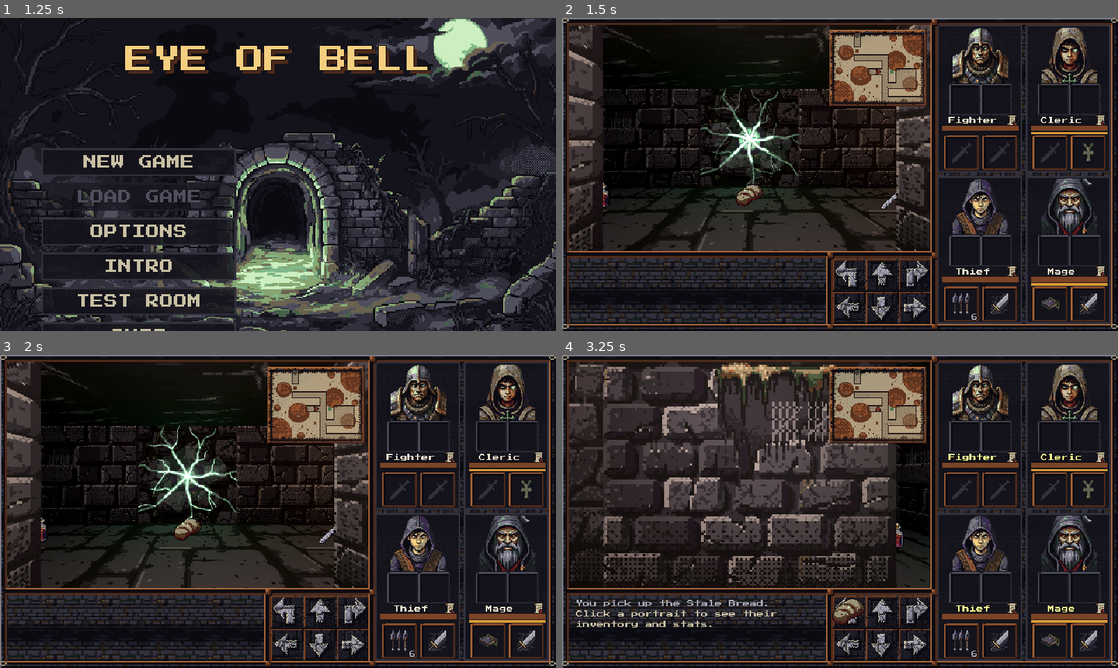
Above: before the commit, frames 1-4 (two rows, left to right).
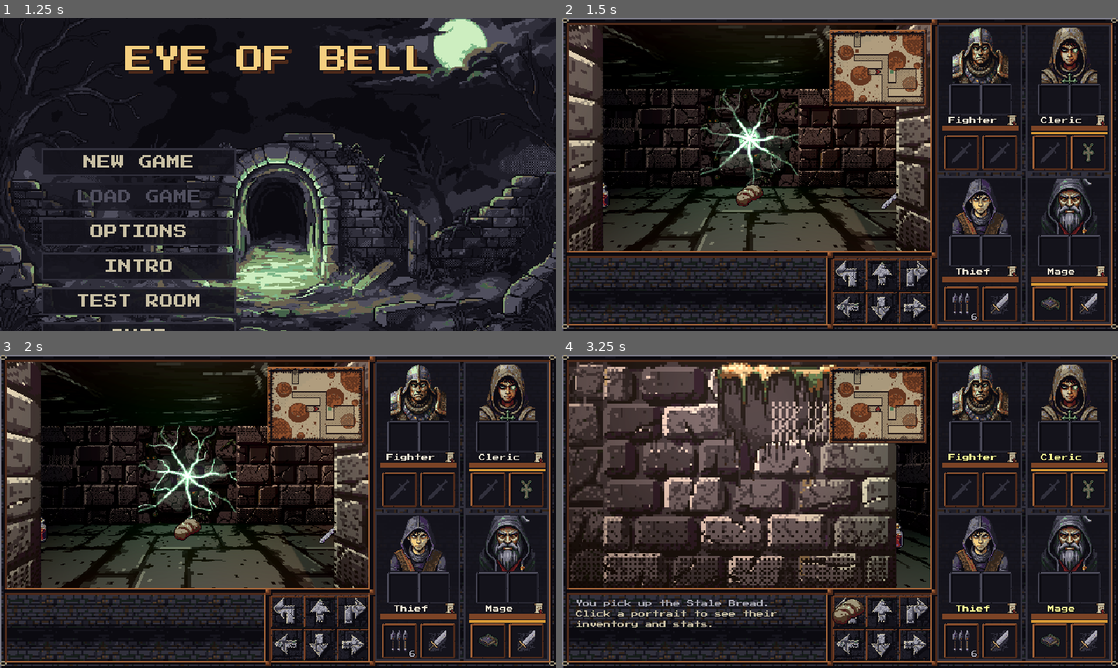
Above: after the commit, the same moments.

Repository: XrNrX/eye-of-bell
Game: Godot game, scene res://scenes/main_menu.tscn
The game is run twice, just before and just after one commit, with the same random seed, the same clock (stepped at 60 frames per second) and the same inputs. Sound files missing from this copy of the repository are replaced by a short silence.
Inputs (mouse positions are in pixels of both pictures, inside the frame that each line leads up to):
- Up to frame 1 (1.25 s): tap Enter at 0.5 s; move the mouse to (400, 158) at 0.52 s; hold Right (ui_right) from 0.53 s (still down); tap P at 0.6 s; click (400, 158) at 0.67 s
- Up to frame 2 (1.5 s): release Right (ui_right) at 1.25 s; click "NEW GAME" at 1.25 s
- Up to frame 3 (2 s): no input
- Up to frame 4 (3.25 s): drag from (751, 473) to (812, 574) at 2.02 s; click (851, 611) at 2.77 s

Frame 1 is identical in both runs. In frame 2, 6.6% of the frame differs, in the area x 1-67%, y 2-75%; in frame 3, 6.9%; in frame 4, 11%, in the area x 1-61%, y 2-74%.

Commit message:
Shadows for spell lights and torches: reverse-culled wall casters, hard filter, Options toggle (SPELL SHADOWS), P key and an arch in the test room; Options screen re-fitted to 640x360
Co-Authored-By: Claude Opus 5.5 <noreply@anthropic.com>

Diff:
--- a/levels/test_room.gd
+++ b/levels/test_room.gd
@@ -104,7 +104,9 @@
 	{"cell": Vector2i(16, 19), "side": 3, "target": "puzzle_door"},
 ]
 
-const STRUCTURES := []
+const STRUCTURES := [
+	{"cell": Vector2i(3, 21), "kind": "arch", "axis": "z"},  # In the ambush corridor: cast a spell past it and press P to compare shadows.
+]
 
 # The item table: one of every item in data/items, two rows. (Add new items here when they exist.)
 const ITEMS := [
--- a/project.godot
+++ b/project.godot
@@ -39,5 +39,6 @@
 
 [rendering]
 
+lights_and_shadows/positional_shadow/soft_shadow_filter_quality=0
 textures/canvas_textures/default_texture_filter=0
 rendering_device/driver.windows="d3d12"
--- a/scenes/main.tscn
+++ b/scenes/main.tscn
@@ -85,6 +85,7 @@
 omni_range = 9.0
 omni_attenuation = 1.5
 script = ExtResource("3_torch")
+shadow_kind = "party_torch"
 
 [node name="DebugOverlay" parent="." instance=ExtResource("4_debug")]
 player_path = NodePath("../View/GameView/Port/Player")
--- a/scripts/debug/test_room_tools.gd
+++ b/scripts/debug/test_room_tools.gd
@@ -5,7 +5,7 @@
 ##
 ## Keys (only inside the test room, so they never clash with play): H help, G god mode, R refill HP and mana, X +500 XP,
 ## U level up the party, Z kill all monsters, V spawn a monster in front (a pop-up list), T teleport to a station (a pop-up
-## list), B banter, N fog, J screen shake. X and U wait for an XP system: they call Party.add_xp / Party.level_up_party when
+## list), B banter, N fog, J screen shake, P spell and torch shadows. X and U wait for an XP system: they call Party.add_xp / Party.level_up_party when
 ## those exist and say so in the log until then. A new system gets a station in levels/test_room.gd and, if it needs one, a key here.
 ##
 ## The ambush corridor is a stand-in: stepping on a trigger tile in DungeonMap.AMBUSHES spawns its monsters.
@@ -125,6 +125,10 @@
 			shake_on = not shake_on
 			_feel().screen_shake_enabled = shake_on
 			_say("Screen shake %s." % ("on" if shake_on else "off"))
+		KEY_P:
+			Settings.spell_shadows = not Settings.spell_shadows  # (Not saved.)
+			SpellEffectsConfigScript.refresh_shadows(get_tree())
+			_say("Shadows %s." % ("on" if Settings.spell_shadows else "off"))
 		_:
 			handled = false
 	if handled:
@@ -289,6 +293,7 @@
 		"B   BANTER        %s" % _on(banter_on),
 		"N   FOG           %s" % _on(fog_on),
 		"J   SCREEN SHAKE  %s" % _on(shake_on),
+		"P   SHADOWS       %s" % _on(Settings.spell_shadows),
 		"F12 LEAVE (FLOOR 1)",
 	])
 	help.reset_size()
--- a/scripts/dungeon_builder.gd
+++ b/scripts/dungeon_builder.gd
@@ -276,6 +276,7 @@
 ## A wall lever: a 2-frame sprite (off / on) hung on one wall of a cell.
 func _add_lever(cell: Vector2i, side: int) -> void:
 	var sprite := Sprite3D.new()
+	sprite.cast_shadow = GeometryInstance3D.SHADOW_CASTING_SETTING_OFF
 	if ResourceLoader.exists(LEVER_SHEET):
 		sprite.texture = load(LEVER_SHEET)
 	sprite.hframes = 2
@@ -343,6 +344,7 @@
 		_show_top(entry)
 		return
 	var sprite := Sprite3D.new()
+	sprite.cast_shadow = GeometryInstance3D.SHADOW_CASTING_SETTING_OFF
 	sprite.texture_filter = BaseMaterial3D.TEXTURE_FILTER_NEAREST
 	sprite.billboard = BaseMaterial3D.BILLBOARD_ENABLED
 	sprite.shaded = false
@@ -368,6 +370,7 @@
 ## Party has already resolved the hit and placed the item). Also called via the group.
 func show_throw(from_cell: Vector2i, to_cell: Vector2i, def: Resource) -> void:
 	var sprite := Sprite3D.new()
+	sprite.cast_shadow = GeometryInstance3D.SHADOW_CASTING_SETTING_OFF
 	sprite.texture = def.floor_icon if def.floor_icon else def.icon
 	sprite.pixel_size = def.icon_pixel_size
 	sprite.texture_filter = BaseMaterial3D.TEXTURE_FILTER_NEAREST
@@ -582,6 +585,7 @@
 	var wall_pos := _wall_point(cell, side, TORCH_HEIGHT)
 
 	var sprite := AnimatedSprite3D.new()
+	sprite.cast_shadow = GeometryInstance3D.SHADOW_CASTING_SETTING_OFF
 	sprite.sprite_frames = _make_torch_frames()
 	sprite.pixel_size = TORCH_PIXEL_SIZE
 	sprite.texture_filter = BaseMaterial3D.TEXTURE_FILTER_NEAREST
@@ -595,6 +599,7 @@
 
 	var light := OmniLight3D.new()
 	light.set_script(TorchLight)
+	light.shadow_kind = "torches"
 	light.base_energy = TORCH_ENERGY
 	light.light_color = Color(1.0, 0.77, 0.56)
 	light.omni_range = 5.0
--- a/scripts/fx_light.gd
+++ b/scripts/fx_light.gd
@@ -3,6 +3,8 @@
 ## and blended between frames, so what the walls catch is exactly what the sprite is doing: a flicker in
 ## flight, a spike on the impact, a fade over about half a second. The curves are lists with one value per
 ## animation frame, kept in data/spell_effects.tres. It frees itself when its flipbook is gone.
+
+const SpellEffectsConfigScript := preload("res://scripts/spell_effects_config.gd")
 
 var flip: Node
 var energies := PackedFloat32Array()
@@ -23,7 +25,7 @@
 	flicker = flutter
 	strength = scale_by
 	speed = play_speed
-	shadow_enabled = false
+	SpellEffectsConfigScript.apply_shadow(self, "spells")
 	_apply()
 
 
--- a/scripts/main_menu.gd
+++ b/scripts/main_menu.gd
@@ -68,6 +68,7 @@
 var rows := {}
 var current_kind := "master"
 var fog_button: Button      # "FOG: ON" / "FOG: OFF".
+var shadows_button: Button  # "SPELL SHADOWS: ON" / "SPELL SHADOWS: OFF".
 var flash_button: Button    # "FLASHING: REDUCED" / "FLASHING: NORMAL".
 var hints_button: Button    # "HINTS: ON" / "HINTS: OFF".
 var bars_button: Button     # "ENEMY HEALTH BARS: ON / BOSS ONLY / OFF".
@@ -100,6 +101,7 @@
 	_build_volume_rows()
 	_build_display_button()
 	_build_fog_button()
+	_build_shadows_button()
 	_build_flash_button()
 	_build_hints_button()
 	_build_palette_button()
@@ -220,6 +222,19 @@
 	fog_button.pressed.connect(_click)
 
 
+## The shadows switch, for weaker machines: read when a level is built.
+func _build_shadows_button() -> void:
+	shadows_button = back_button.duplicate()
+	shadows_button.unique_name_in_owner = false
+	options_box.add_child(shadows_button)
+	options_box.move_child(shadows_button, back_button.get_index())
+	shadows_button.tooltip_text = "Off: spells and torches cast no shadows (for weaker machines)"
+	shadows_button.pressed.connect(func():
+		Settings.set_spell_shadows(not Settings.spell_shadows)
+		_refresh_display())
+	shadows_button.pressed.connect(_click)
+
+
 ## The "reduce flashing" switch: holy light and spell glows become steady and gentle.
 func _build_flash_button() -> void:
 	flash_button = back_button.duplicate()
@@ -236,17 +251,17 @@
 ## Lay the Options screen out so it fits 640x360 with all its switches: the four toggles (screen, fog, flashing,
 ## hints) sit in two columns, and a dark panel behind makes the text readable over the title picture.
 func _arrange_options() -> void:
-	options_box.offset_left = 48.0
-	options_box.offset_top = 24.0
-	options_box.offset_right = 592.0
-	options_box.offset_bottom = 348.0
+	options_box.offset_left = 16.0
+	options_box.offset_top = 16.0
+	options_box.offset_right = 624.0
+	options_box.offset_bottom = 356.0
 	var grid := GridContainer.new()
 	grid.columns = 2
 	grid.add_theme_constant_override("h_separation", 8)
 	grid.add_theme_constant_override("v_separation", 2)
 	options_box.add_child(grid)
 	options_box.move_child(grid, back_button.get_index())
-	for b in [display_button, fog_button, flash_button, hints_button, palette_button, bars_button]:
+	for b in [display_button, fog_button, shadows_button, flash_button, hints_button, palette_button, bars_button]:
 		b.reparent(grid)
 		b.size_flags_horizontal = Control.SIZE_EXPAND_FILL
 		b.custom_minimum_size = Vector2(0, 26)  # Shorter, so five switches in two columns still fit.
@@ -257,8 +272,8 @@
 	box.set_border_width_all(2)
 	panel.add_theme_stylebox_override("panel", box)
 	panel.mouse_filter = Control.MOUSE_FILTER_IGNORE
-	panel.position = Vector2(32, 8)
-	panel.size = Vector2(576, 344)
+	panel.position = Vector2(8, 8)
+	panel.size = Vector2(624, 350)
 	panel.visible = false
 	root_ui.add_child(panel)
 	root_ui.move_child(panel, options_box.get_index())  # Behind the options.
@@ -334,6 +349,7 @@
 
 func _refresh_display() -> void:
 	fog_button.text = "FOG: ON" if Settings.fog else "FOG: OFF"
+	shadows_button.text = "SPELL SHADOWS: ON" if Settings.spell_shadows else "SPELL SHADOWS: OFF"
 	flash_button.text = "FLASHING: REDUCED" if Settings.reduce_flashing else "FLASHING: NORMAL"
 	hints_button.text = "HINTS: ON" if Settings.show_hints else "HINTS: OFF"
 	palette_button.text = "PALETTE: ON" if Settings.palette_filter else "PALETTE: OFF"
--- a/scripts/monster.gd
+++ b/scripts/monster.gd
@@ -59,6 +59,7 @@
 	attack_cooldown = def.attack_interval * WIND_UP
 
 	sprite = Sprite3D.new()
+	sprite.cast_shadow = GeometryInstance3D.SHADOW_CASTING_SETTING_OFF
 	sprite.texture = def.sheet
 	sprite.hframes = def.hframes
 	sprite.pixel_size = def.pixel_size
--- a/scripts/pixel_particles.gd
+++ b/scripts/pixel_particles.gd
@@ -42,6 +42,7 @@
 			if is_instance_valid(oldest.node):
 				oldest.node.queue_free()
 		var sprite := Sprite3D.new()
+		sprite.cast_shadow = GeometryInstance3D.SHADOW_CASTING_SETTING_OFF
 		sprite.texture = _texture
 		sprite.pixel_size = pixel_size * size
 		sprite.texture_filter = BaseMaterial3D.TEXTURE_FILTER_NEAREST
--- a/scripts/settings.gd
+++ b/scripts/settings.gd
@@ -8,6 +8,7 @@
 ##     Settings.set_sfx_volume(0.8)    # sound effects
 ##     Settings.set_fullscreen(false)  # remember the display mode (display_manager.gd applies it)
 ##     Settings.set_fog(false)         # volumetric fog on or off (spell_effects_config.apply_environment)
+##     Settings.set_spell_shadows(false)  # shadows from spells and torches on or off (read when a level is built)
 ##     Settings.set_reduce_flashing(true)  # softer holy light and glows (spell_effects.gd, party_hud.gd)
 ##     Settings.set_show_hints(false)      # first-time hints on or off; Settings.hint_seen(id) / mark_hint(id)
 ##
@@ -29,6 +30,7 @@
 static var sfx_volume := 1.0
 static var fullscreen := true   # Borderless fullscreen by default; false = a window.
 static var fog := true          # The subtle volumetric fog; off on weak machines.
+static var spell_shadows := true  # Spells and torches cast real shadows (spell_effects_config.apply_shadow); off on weak machines. Options: SPELL SHADOWS.
 static var reduce_flashing := false  # Softer spell, holy-light and crit flashes: steady glows, no flicker, and no screen or portrait shake at all.
 static var palette_filter := false  # Snap the 3D view to the palette with a light dither (palette_filter.gd). Off by default.
 static var show_hints := true   # First-time hints ("Click a portrait to see their inventory and stats."). Options: HINTS.
@@ -48,6 +50,7 @@
 			sfx_volume = clampf(float(cfg.get_value(SECTION, "sfx_volume", sfx_volume)), 0.0, 1.0)
 			fullscreen = bool(cfg.get_value(DISPLAY_SECTION, "fullscreen", fullscreen))
 			fog = bool(cfg.get_value(DISPLAY_SECTION, "fog", fog))
+			spell_shadows = bool(cfg.get_value(DISPLAY_SECTION, "spell_shadows", spell_shadows))
 			reduce_flashing = bool(cfg.get_value(DISPLAY_SECTION, "reduce_flashing", reduce_flashing))
 			palette_filter = bool(cfg.get_value(DISPLAY_SECTION, "palette_filter", palette_filter))
 			show_hints = bool(cfg.get_value(HINTS_SECTION, "show", show_hints))
@@ -79,6 +82,11 @@
 
 static func set_fog(value: bool) -> void:
 	fog = value
+	_changed()
+
+
+static func set_spell_shadows(value: bool) -> void:
+	spell_shadows = value
 	_changed()
 
 
@@ -128,6 +136,7 @@
 	cfg.set_value(SECTION, "sfx_volume", sfx_volume)
 	cfg.set_value(DISPLAY_SECTION, "fullscreen", fullscreen)
 	cfg.set_value(DISPLAY_SECTION, "fog", fog)
+	cfg.set_value(DISPLAY_SECTION, "spell_shadows", spell_shadows)
 	cfg.set_value(DISPLAY_SECTION, "reduce_flashing", reduce_flashing)
 	cfg.set_value(DISPLAY_SECTION, "palette_filter", palette_filter)
 	cfg.set_value(HINTS_SECTION, "show", show_hints)
--- a/scripts/spell_effects.gd
+++ b/scripts/spell_effects.gd
@@ -23,6 +23,7 @@
 
 
 func _ready() -> void:
+	get_viewport().positional_shadow_atlas_size = Config.get_config().shadow_atlas_size
 	add_to_group("spell_effects")
 	orb = _make_orb()
 	RenderingServer.decals_set_filter(RenderingServer.DECAL_FILTER_NEAREST)  # Scorch marks stay pixel art.
@@ -78,6 +79,7 @@
 	bolt.position = start
 	add_child(bolt)
 	var sprite := Sprite3D.new()
+	sprite.cast_shadow = GeometryInstance3D.SHADOW_CASTING_SETTING_OFF
 	sprite.texture = orb
 	sprite.pixel_size = c.bolt_size
 	sprite.texture_filter = BaseMaterial3D.TEXTURE_FILTER_NEAREST
@@ -404,6 +406,7 @@
 	ball.position = start
 	add_child(ball)
 	var sprite := Sprite3D.new()
+	sprite.cast_shadow = GeometryInstance3D.SHADOW_CASTING_SETTING_OFF
 	sprite.texture = orb
 	sprite.pixel_size = c.fire_size
 	sprite.texture_filter = BaseMaterial3D.TEXTURE_FILTER_NEAREST
@@ -458,6 +461,7 @@
 	tween.tween_callback(func():
 		flash.queue_free())
 	var blast := Sprite3D.new()
+	blast.cast_shadow = GeometryInstance3D.SHADOW_CASTING_SETTING_OFF
 	blast.texture = orb
 	blast.position = at
 	blast.pixel_size = c.fire_size
@@ -553,6 +557,7 @@
 	light.light_color = c.holy_color
 	light.light_energy = 0.0
 	light.omni_range = c.holy_light_range * scale if reduced else c.holy_start_range
+	Config.apply_shadow(light, "spells")
 	add_child(light)
 	var strength: float = c.holy_light_energy * scale * (c.holy_reduced_scale if reduced else 1.0)
 	var seconds: float = c.holy_seconds * (1.5 if reduced else 1.0)
@@ -583,6 +588,7 @@
 	light.light_color = g.color
 	light.light_energy = 0.0
 	light.omni_range = g.light_range
+	Config.apply_shadow(light, "spells")
 	add_child(light)
 	var tween := light.create_tween()
 	tween.tween_property(light, "light_energy", g.light_energy, g.pulse_seconds * 0.4).set_trans(Tween.TRANS_SINE).set_ease(Tween.EASE_OUT)
@@ -612,6 +618,7 @@
 ## Little unshaded squares that step through darker colours (no alpha fade) and vanish: the common part of sparks, trails and motes.
 func _particles(amount: int, seconds: float, size: float, color: Color) -> CPUParticles3D:
 	var p := CPUParticles3D.new()
+	p.cast_shadow = GeometryInstance3D.SHADOW_CASTING_SETTING_OFF
 	p.amount = amount
 	p.lifetime = seconds
 	p.emitting = false
--- a/scripts/spell_effects_config.gd
+++ b/scripts/spell_effects_config.gd
@@ -15,8 +15,28 @@
 const PATH := "res://data/spell_effects.tres"
 
 
+const Settings := preload("res://scripts/settings.gd")
+
+
 static func get_config() -> Resource:
 	return load(PATH)
+
+
+## Make `light` cast shadows if its kind ("spells", "torches" or "party_torch") is on here and the Options switch is on.
+static func apply_shadow(light: Light3D, kind: String) -> void:
+	var c := get_config()
+	light.set_meta("shadow_kind", kind)
+	light.add_to_group("shadow_lights")
+	light.shadow_enabled = Settings.spell_shadows and bool(c.get("shadow_" + kind))
+	light.shadow_bias = c.shadow_bias
+	light.shadow_normal_bias = c.shadow_normal_bias
+	light.shadow_reverse_cull_face = c.shadow_reverse_cull
+
+
+## Re-apply the switches to every light already built (the test room's P key; Options only reaches a level built afterwards).
+static func refresh_shadows(tree: SceneTree) -> void:
+	for light in tree.get_nodes_in_group("shadow_lights"):
+		apply_shadow(light, light.get_meta("shadow_kind"))
 
 
 ## Put the glow (bloom) and, if wanted, the volumetric fog on an Environment. Used by the game
@@ -306,6 +326,18 @@
 @export var glow_torch_tint := Color(2.4, 2.0, 1.4)
 @export var glow_levels := PackedFloat32Array([1.0, 0.6, 0.0, 0.0, 0.0, 0.0, 0.0])
 
+@export_group("Shadows")
+## Real shadows, so light stops at walls and pillars and arches throw moving shadows. Settings.spell_shadows (Options) turns them all off.
+## Only the base wall quads, pillars, arches and doors cast: sprites, particles, grime and decals do not.
+@export var shadow_spells := true        # Magic Missile, Fireball, Heal, Bless, Shield and the holy light.
+@export var shadow_torches := true       # The wall torches.
+@export var shadow_party_torch := true   # The light the party carries.
+## Reverse culling makes the far side of each wall the shadow caster, so a lit wall can never shadow itself: no acne, whatever the angle.
+@export var shadow_reverse_cull := true
+@export var shadow_bias := 0.0   # Measured against an unshadowed render: 0 is closest; the lit faces do not cast, so nothing needs pushing apart.
+@export var shadow_normal_bias := 0.0
+@export var shadow_atlas_size := 4096    # The dungeon view's shadow atlas.
+
 @export_group("Volumetric fog")
 ## Subtle haze that catches the torchlight. Switched on and off in Options. A density of 0 turns it off.
 @export var fog_density := 0.018
--- a/scripts/torch.gd
+++ b/scripts/torch.gd
@@ -3,9 +3,16 @@
 ## (a child of the Player node, so it follows them) and for wall torches.
 
 @export var base_energy := 1.6
+@export var shadow_kind := ""  # "torches" or "party_torch": casts shadows when spell_effects_config says so. Empty: never (candles).
+const SpellEffectsConfigScript := preload("res://scripts/spell_effects_config.gd")
 const FLICKER := 0.15  # Fraction of energy the flicker can add/remove.
 
 var time := randf() * 100.0
+
+
+func _ready() -> void:
+	if shadow_kind != "":
+		SpellEffectsConfigScript.apply_shadow(self, shadow_kind)
 
 
 func _process(delta: float) -> void:
--- a/scripts/wall_debris.gd
+++ b/scripts/wall_debris.gd
@@ -80,6 +80,7 @@
 	shape.shape = box
 	cube.add_child(shape)
 	var mesh := MeshInstance3D.new()
+	mesh.cast_shadow = GeometryInstance3D.SHADOW_CASTING_SETTING_OFF
 	var box_mesh := BoxMesh.new()
 	box_mesh.size = Vector3.ONE * size
 	box_mesh.material = material
@@ -94,6 +95,7 @@
 ## A soft grey puff that swells, drifts up and fades.
 func _add_dust(centre: Vector3) -> void:
 	var dust := CPUParticles3D.new()
+	dust.cast_shadow = GeometryInstance3D.SHADOW_CASTING_SETTING_OFF
 	dust.position = centre + Vector3(0, 0.9, 0)
 	dust.amount = 36
 	dust.lifetime = 1.5
--- a/scripts/wall_decor.gd
+++ b/scripts/wall_decor.gd
@@ -51,7 +51,7 @@
 	var texture: String = cfg.wall_textures[rng.randi() % cfg.wall_textures.size()]
 	builder._add_mesh(_quad(Vector2(s, h), texture, false), base, rot)
 	if cfg.grime_enabled:
-		builder._add_mesh(_quad(Vector2(s, h), cfg.grime_texture, true), base + out * cfg.grime_offset, rot)
+		_overlay(builder, _quad(Vector2(s, h), cfg.grime_texture, true), base + out * cfg.grime_offset, rot)
 	if cfg.alcove_texture != "" and rng.randf() < cfg.alcove_chance:
 		add_alcove(builder, cell + dir, (side + 2) % 4)  # From the open tile's side: the wall faces back at it.
 		return  # The niche is the feature of this face.
@@ -60,14 +60,19 @@
 		var size := Vector2(tex.get_width(), tex.get_height()) * PIXEL
 		var at := _spot(decal, size, rng, s, h)
 		var pos: Vector3 = base + out * cfg.decal_offset + _along(rot) * at.x + Vector3(0, at.y, 0)
-		builder._add_mesh(_quad(size, decal, true), pos, rot)
+		_overlay(builder, _quad(size, decal, true), pos, rot)
 	if cfg.vein_textures.size() > 0 and rng.randf() < cfg.vein_chance:
 		var vein: String = cfg.vein_textures[rng.randi() % cfg.vein_textures.size()]
 		var vtex: Texture2D = load(vein)
 		var vsize := Vector2(vtex.get_width(), vtex.get_height()) * PIXEL
 		var vat := _spot("vein", vsize, rng, s, h)
 		var vpos: Vector3 = base + out * (cfg.decal_offset + 0.004) + _along(rot) * vat.x + Vector3(0, vat.y, 0)
-		builder._add_mesh(_quad(vsize, vein, true, true), vpos, rot)
+		_overlay(builder, _quad(vsize, vein, true, true), vpos, rot)
+
+
+## A picture laid just over a wall face (grime, decal, vein, niche). It casts no shadow: only the wall itself does.
+func _overlay(builder: Node3D, mesh: Mesh, pos: Vector3, rot: Vector3) -> void:
+	builder._add_mesh(mesh, pos, rot).cast_shadow = GeometryInstance3D.SHADOW_CASTING_SETTING_OFF
 
 
 ## The decal textures this face gets (0, 1 or 2, in the config's chances), drawn from the face's own random stream.
@@ -113,7 +118,7 @@
 	var tex: Texture2D = load(cfg.alcove_texture)
 	var size := Vector2(tex.get_width(), tex.get_height()) * PIXEL * 1.5
 	var wall_point := DungeonMap.cell_to_world(cell) + Vector3(dir.x, 0, dir.y) * (s / 2.0) + Vector3(0, 0.95, 0)
-	builder._add_mesh(_quad(size, cfg.alcove_texture, true), wall_point + out * (cfg.decal_offset + 0.008), rot)
+	_overlay(builder, _quad(size, cfg.alcove_texture, true), wall_point + out * (cfg.decal_offset + 0.008), rot)
 	var light := OmniLight3D.new()
 	light.set_script(TorchLight)
 	light.base_energy = cfg.alcove_light_energy
--- a/scripts/wall_signs.gd
+++ b/scripts/wall_signs.gd
@@ -38,6 +38,7 @@
 	var w := widest * FONT_SIZE * PIXEL_SIZE + 0.16
 	var h := lines.size() * line_h + 0.1
 	var plaque := MeshInstance3D.new()
+	plaque.cast_shadow = GeometryInstance3D.SHADOW_CASTING_SETTING_OFF
 	var quad := QuadMesh.new()
 	quad.size = Vector2(w, h)
 	var mat := StandardMaterial3D.new()
@@ -50,6 +51,7 @@
 	for l in lines:
 		var gold := l.begins_with("!")
 		var label := Label3D.new()
+		label.cast_shadow = GeometryInstance3D.SHADOW_CASTING_SETTING_OFF
 		label.text = l.lstrip("!")
 		label.font = FONT
 		label.font_size = FONT_SIZE
--- a/tests/test_room_test.gd
+++ b/tests/test_room_test.gd
@@ -82,6 +82,7 @@
 		for m in a.monsters:
 			amb_ok = amb_ok and seen.has(m.cell) and load(m.def) != null
 	check("ambush tile and spawns are floor", amb_ok)
+	check("an arch to test shadows against", DungeonMap.STRUCTURES.any(func(e): return e.kind == "arch" and seen.has(e.cell)))
 	check("puzzle door has a plate and a lever", DungeonMap.DOOR_IDS.values().has("puzzle_door") and DungeonMap.PLATES.size() == 1 and DungeonMap.LEVERS.size() == 1)
 
 
@@ -171,4 +172,8 @@
 	player.restore(Vector2i(3, 22), 2)
 	await create_timer(0.2).timeout
 	check("the ambush tile spawns its monsters", get_nodes_in_group("monsters").size() == 2)
+	var shadows_before: bool = Settings.spell_shadows
+	press.call(KEY_P)
+	check("P toggles every shadow light", Settings.spell_shadows != shadows_before and get_nodes_in_group("shadow_lights").size() > 0 and get_nodes_in_group("shadow_lights").all(func(l): return l.shadow_enabled == Settings.spell_shadows))
+	press.call(KEY_P)
 	check("a test-room save is refused", preload("res://scripts/save_game.gd").save(self) != "")
Not shown, changed: CLAUDE.md
Not shown, changed: docs/game_overview.md
